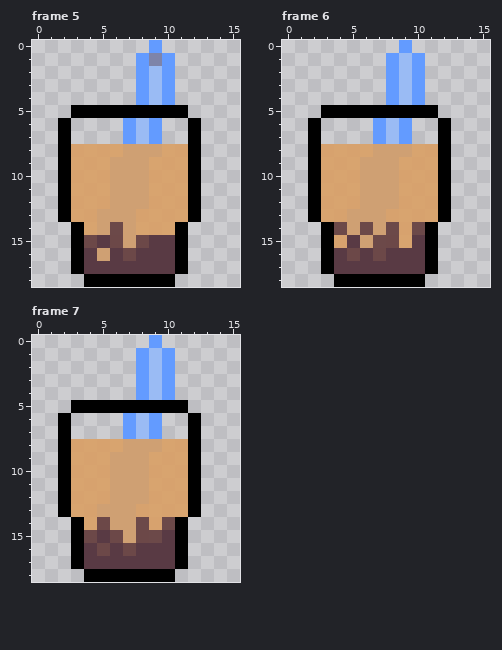
One commit to this pixel-art file: Boba/Assets/Sprites/BobaAttack.ase. The picture above is the old version.
16x19 pixels, 7 frames. Colours within 5 levels of each other are drawn and written as one. Shown: frame 5, frame 6, frame 7. The commit also changed other frames, which this record leaves out.
Now the later version:
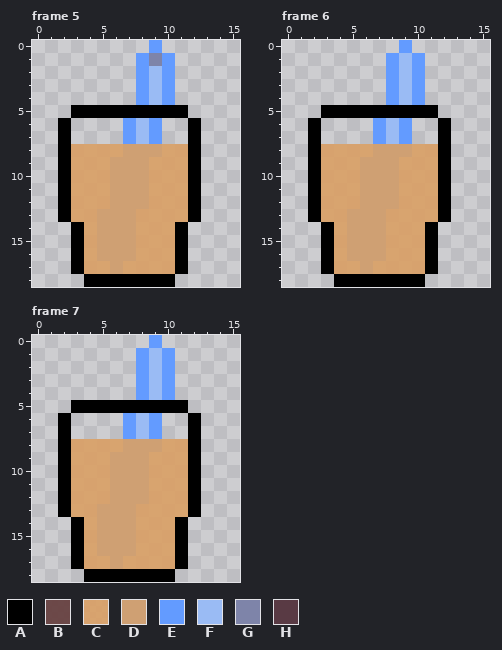
Palette (. is transparent): A #000000  B #6b4747fc  C #d9a066ea  D #cfa073  E #639bff  F #9abbf4  G #7e84a9  H #583842fc
Difference:
layer "Boba" removed
Frame 5:
Colour B becomes colour C in row 15 at x 4 and 8.
Colour H becomes colour C in row 15 at x 9 to 10; in row 16 at x 4 and 8 to 10; in row 17 at x 4 to 5 and 7 to 10.
Colour B becomes colour D in rows 14 to 15 at x 6; in row 16 at x 7.
Colour H becomes colour D in row 15 at x 5; in rows 16 to 17 at x 6.
Frame 6:
Colour B becomes colour C in row 14 at x 4, 8 and 10; in row 15 at x 8.
Colour H becomes colour C in row 15 at x 10; in row 16 at x 4 and 8 to 10; in row 17 at x 4 to 5 and 7 to 10.
Colour B becomes colour D in row 14 at x 6; in row 15 at x 7; in row 16 at x 5 and 7.
Colour H becomes colour D in row 15 at x 5; in rows 16 to 17 at x 6.
Frame 7:
Colour B becomes colour C in row 14 at x 8 and 10; in row 15 at x 4 and 8 to 9.
Colour H becomes colour C in row 15 at x 10; in row 16 at x 4 and 8 to 10; in row 17 at x 4 to 5 and 7 to 10.
Colour B becomes colour D in row 14 at x 5; in row 15 at x 6; in row 16 at x 5 and 7.
Colour H becomes colour D in row 15 at x 5; in rows 16 to 17 at x 6.
